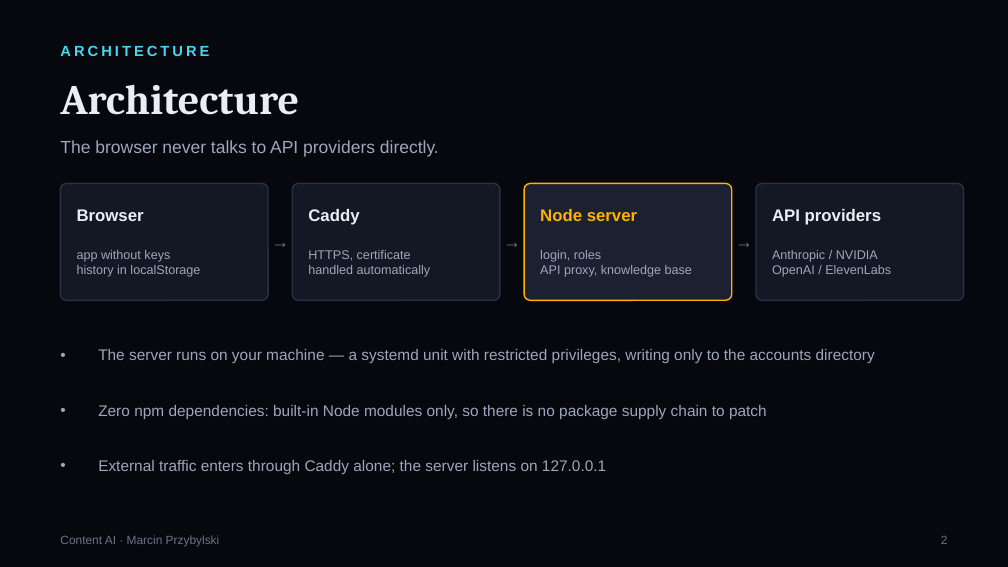
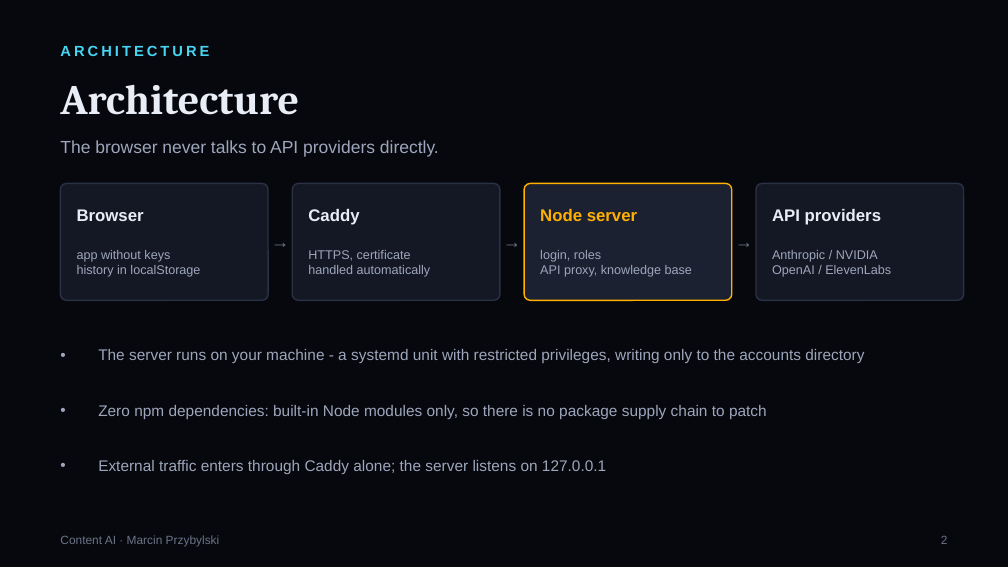
Before and after one commit to Marcin1000/ContentAI, a slide deck: slide 3 of prezentacje/EN/ContentAI_Security_EN.pptx. Drawn at 1008x567 pixels with LibreOffice and Linux fonts; fonts in the diff are those of the drawing. Boxes give left, top, right and bottom in pixels: in the first picture for what was removed or moved away, otherwise in the second. Text is boxed around its words. In the diff, an @@ line names an element or a change of style, - is before the commit and + after.

```diff
--- a/prezentacje/EN/ContentAI_Security_EN.pptx
+++ b/prezentacje/EN/ContentAI_Security_EN.pptx
@@ text at (98, 349, 864, 363): text changed @@
-• The server runs on your machine — a systemd unit with restricted privileges, writing only to the accounts directory
+• The server runs on your machine - a systemd unit with restricted privileges, writing only to the accounts directory
```
Also in this commit, not shown: 7 other slides changed, 17 other files.
